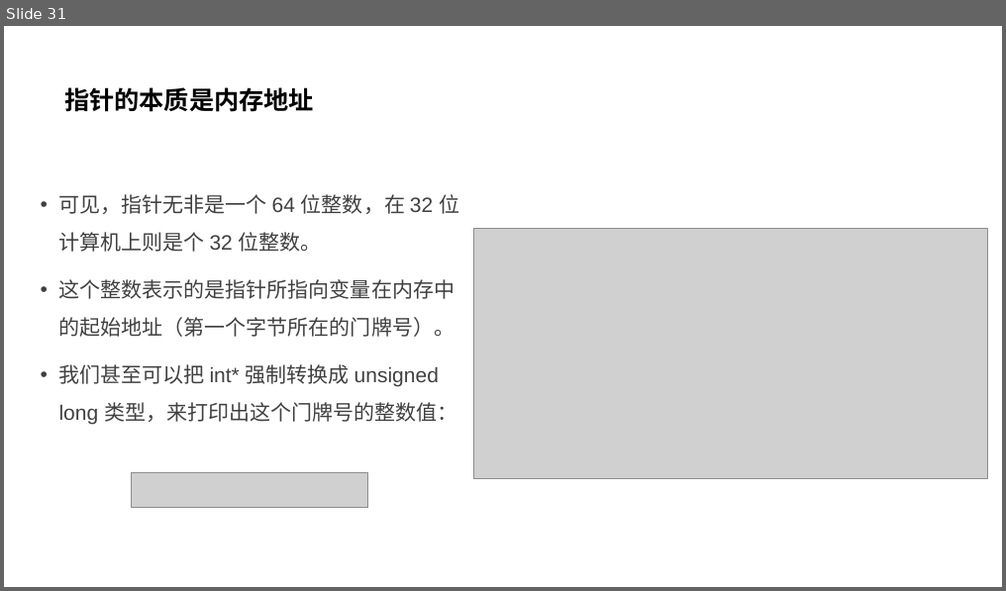
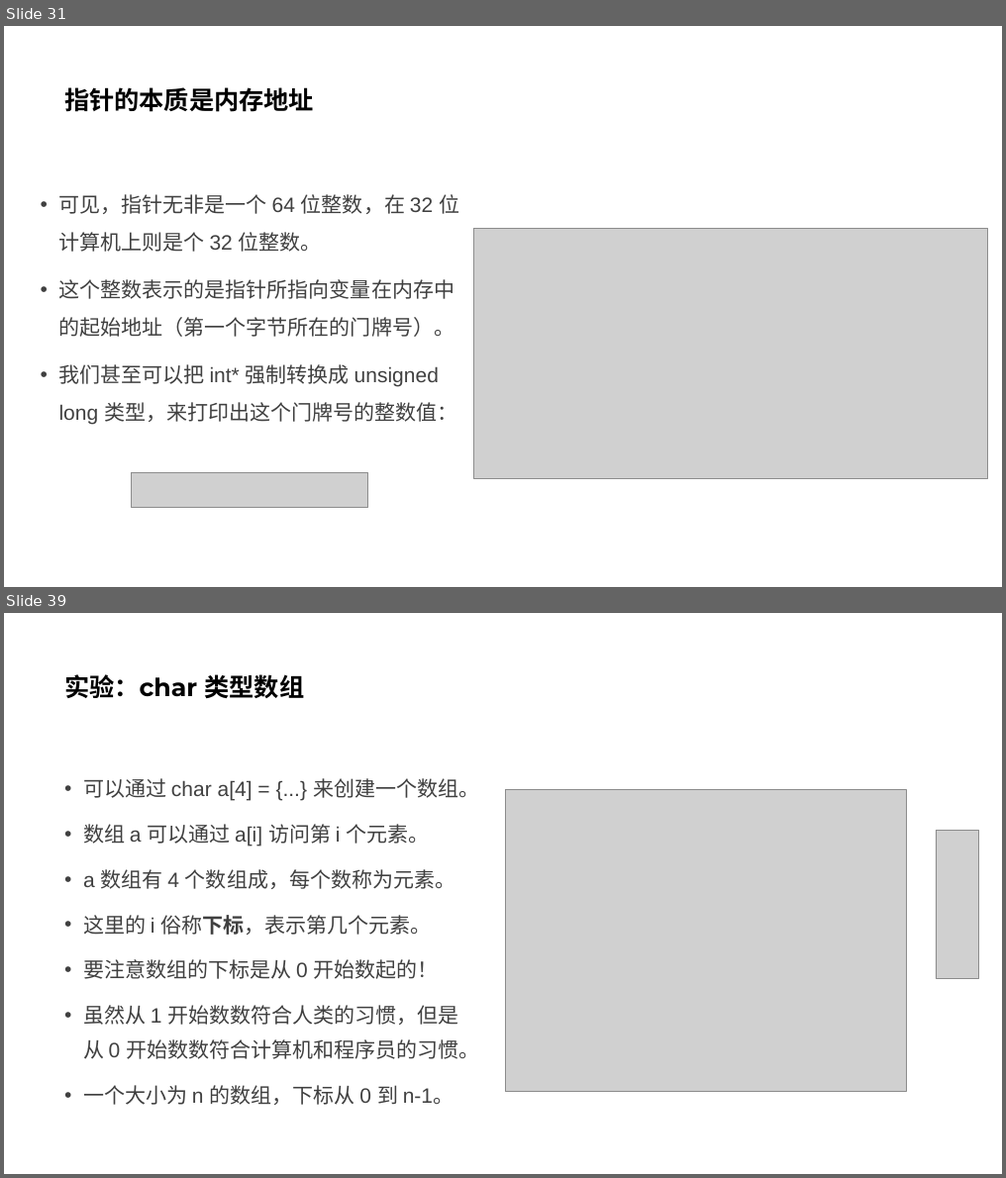
Before and after one commit to parallel101/course, a slide deck: 12/slides.pptx. Shown one above the other, each under a label of ours: slide 31 before the commit, slides 31 and 39 after it; the slides between them are not shown. The pictures are 1006x591 and 1006x1178 pixels, drawn with LibreOffice and Linux fonts; fonts in the diff are those of the drawing; grey boxes stand for pictures. Boxes give left, top, right and bottom in pixels: in the first picture for what was removed or moved away, otherwise in the second. Text is boxed around its words. In the diff, an @@ line names an element or a change of style, - is before the commit and + after.

```diff
--- a/12/slides.pptx
+++ b/12/slides.pptx
@@ slide 39 added at (4,613,1002,1174), background #FFFFFF @@
@@ title added at (64,674,304,698), 24 pt, text #000000, bold @@
+实验：char 类型数组
@@ text added at (83,778,480,1105), 20 pt, text #404040 @@
+• 可以通过 char a[4] = {...} 来创建一个数组。
+• 数组 a 可以通过 a[i] 访问第 i 个元素。
+• a 数组有 4 个数组成，每个数称为元素。
+• 这里的 i 俗称下标，表示第几个元素。
+• 要注意数组的下标是从 0 开始数起的！
+• 虽然从 1 开始数数符合人类的习惯，但是从 0 开始数数符合计算机和程序员的习惯。
+• 一个大小为 n 的数组，下标从 0 到 n-1。
@@ picture added at (506,789,906,1091) @@
@@ picture added at (936,830,979,979) @@
```
Also in this commit, not shown: 1 slide changed, 9 other slides added, 9 other files.
